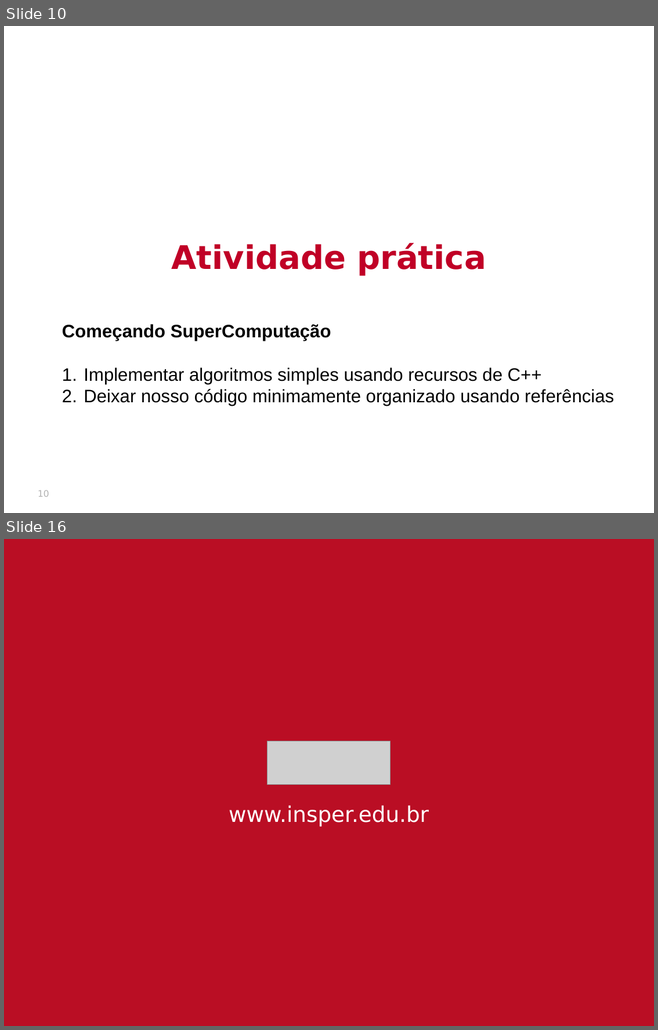
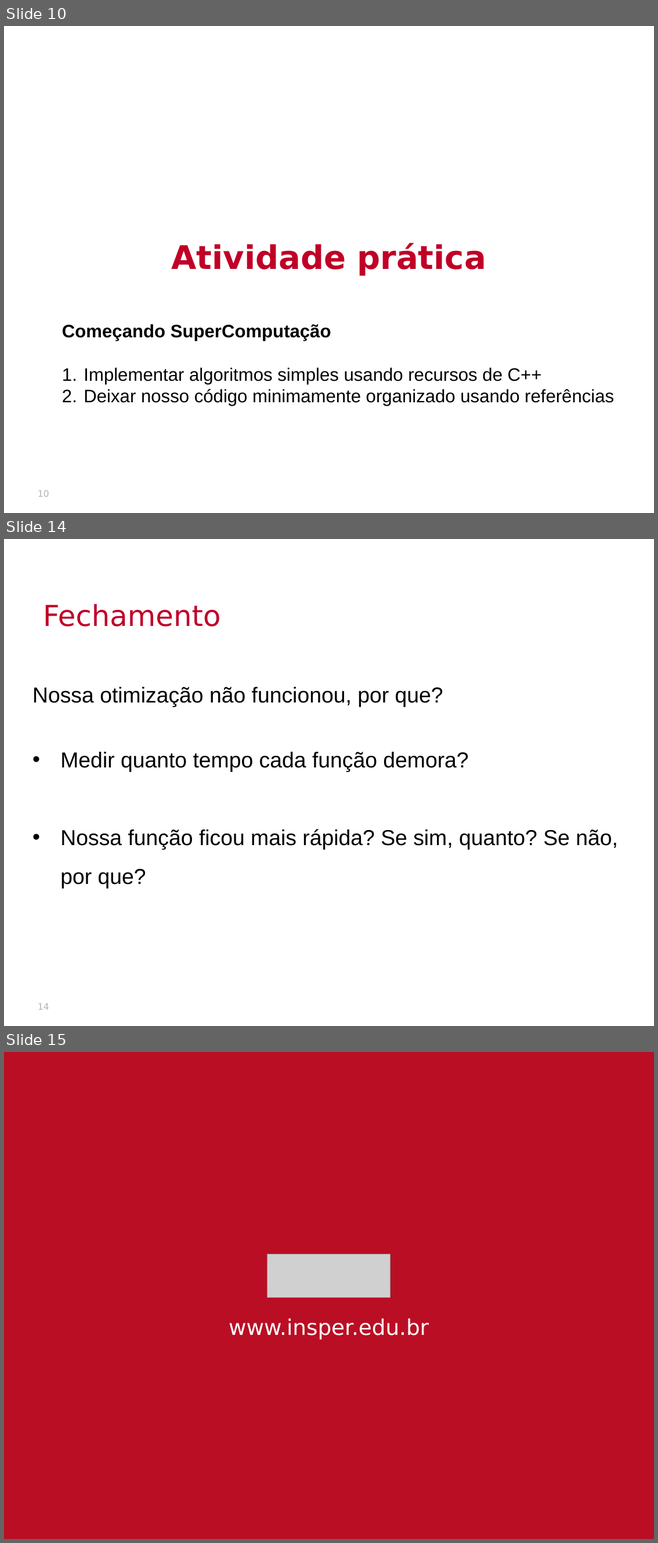
Before and after one commit to thalials/supercomp, a slide deck: aulas/02-desempenho/slides.pptx. Shown one above the other, each under a label of ours: slides 10 and 16 before the commit, slides 10, 14 and 15 after it; the slides between them are not shown. The pictures are 658x1030 and 658x1543 pixels, drawn with LibreOffice and Linux fonts; fonts in the diff are those of the drawing; grey boxes stand for pictures; background and template pictures are left out. Boxes give left, top, right and bottom in pixels: in the first picture for what was removed or moved away, otherwise in the second. Text is boxed around its words. In the diff, an @@ line names an element or a change of style, - is before the commit and + after.

```diff
--- a/aulas/02-desempenho/slides.pptx
+++ b/aulas/02-desempenho/slides.pptx
@@ slide 14 added at (4, 539, 654, 1026), background picture (left out) @@
@@ text added at (43, 604, 221, 627), 32 pt, text #C00026 @@
+Fechamento
@@ text added at (32, 687, 618, 889), 24 pt, text #000000 @@
+Nossa otimização não funcionou, por que?
+• Medir quanto tempo cada função demora?
+• Nossa função ficou mais rápida? Se sim, quanto? Se não, por que?
@@ page number added at (38, 1004, 49, 1010), 10 pt, text #B2B2B2 @@
+14
@@ what was slide 16 is now slide 15 @@
```
Also in this commit, not shown: 1 slide changed, 3 other slides added, 5 slides removed, 14 other files.
